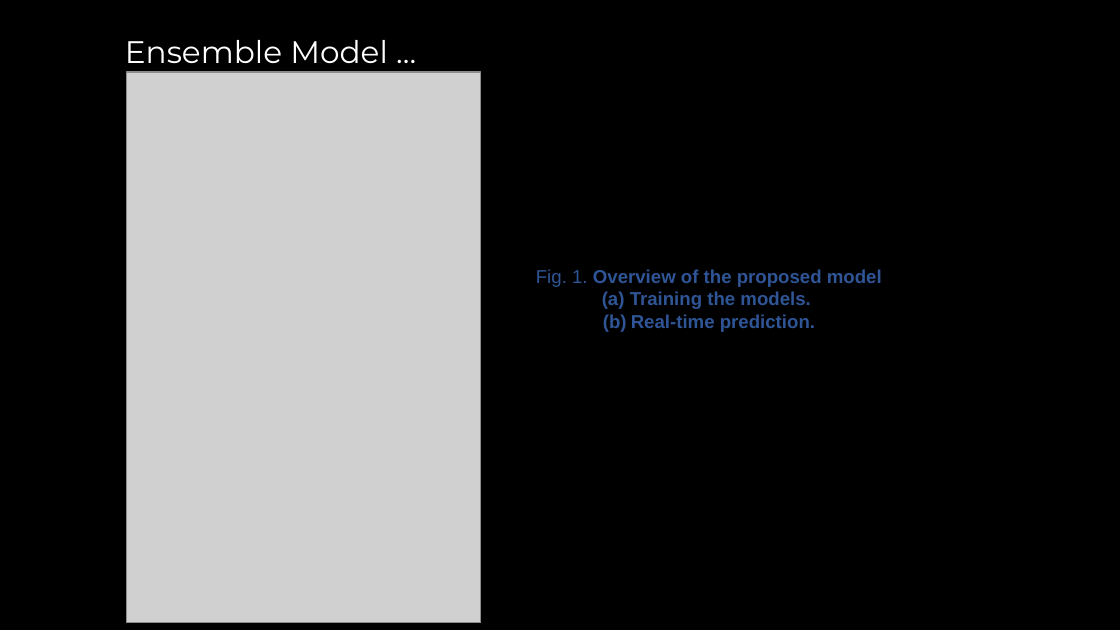
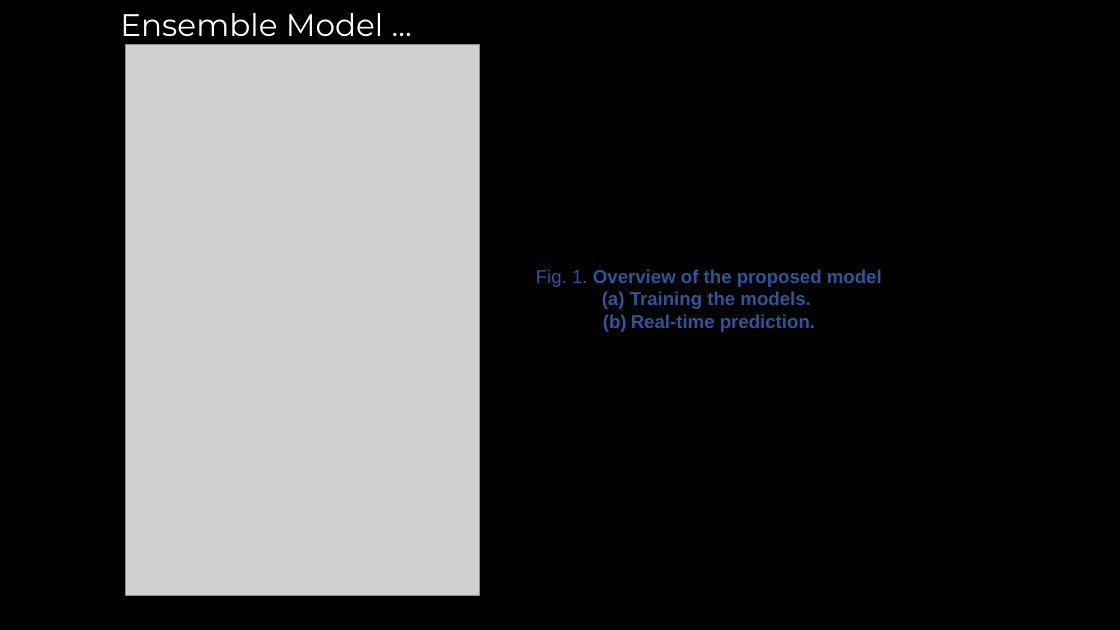
Before and after one commit to akaraci/Makine-Ogrenmesi, a slide deck: slide 8 of Sunular/MÖT-Hafta-7 - Ensemble Learning.pptx. Drawn at 1120x630 pixels with LibreOffice and Linux fonts; fonts in the diff are those of the drawing; grey boxes stand for pictures. Boxes give left, top, right and bottom in pixels: in the first picture for what was removed or moved away, otherwise in the second. Text is boxed around its words. In the diff, an @@ line names an element or a change of style, - is before the commit and + after.

```diff
--- a/Sunular/MÖT-Hafta-7 - Ensemble Learning.pptx
+++ b/Sunular/MÖT-Hafta-7 - Ensemble Learning.pptx
@@ title "Ensemble Model …" moved from (x1=125, y1=40, x2=388, y2=63) to (x1=120, y1=13, x2=384, y2=36) @@
@@ picture moved from (x1=127, y1=72, x2=480, y2=623) to (x1=125, y1=45, x2=479, y2=596) @@
```
Also in this commit, not shown: 2 other slides changed, 2 slides added, 2 slides removed, 6 other files.
